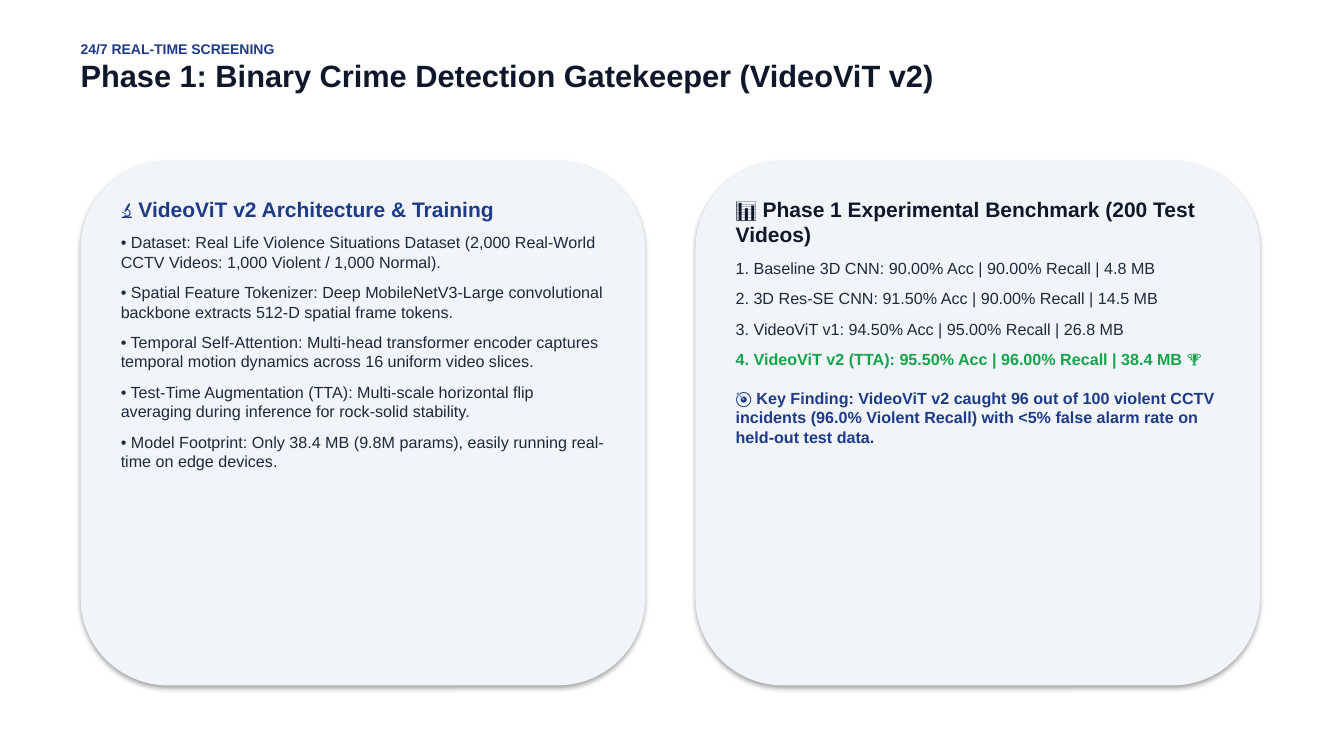
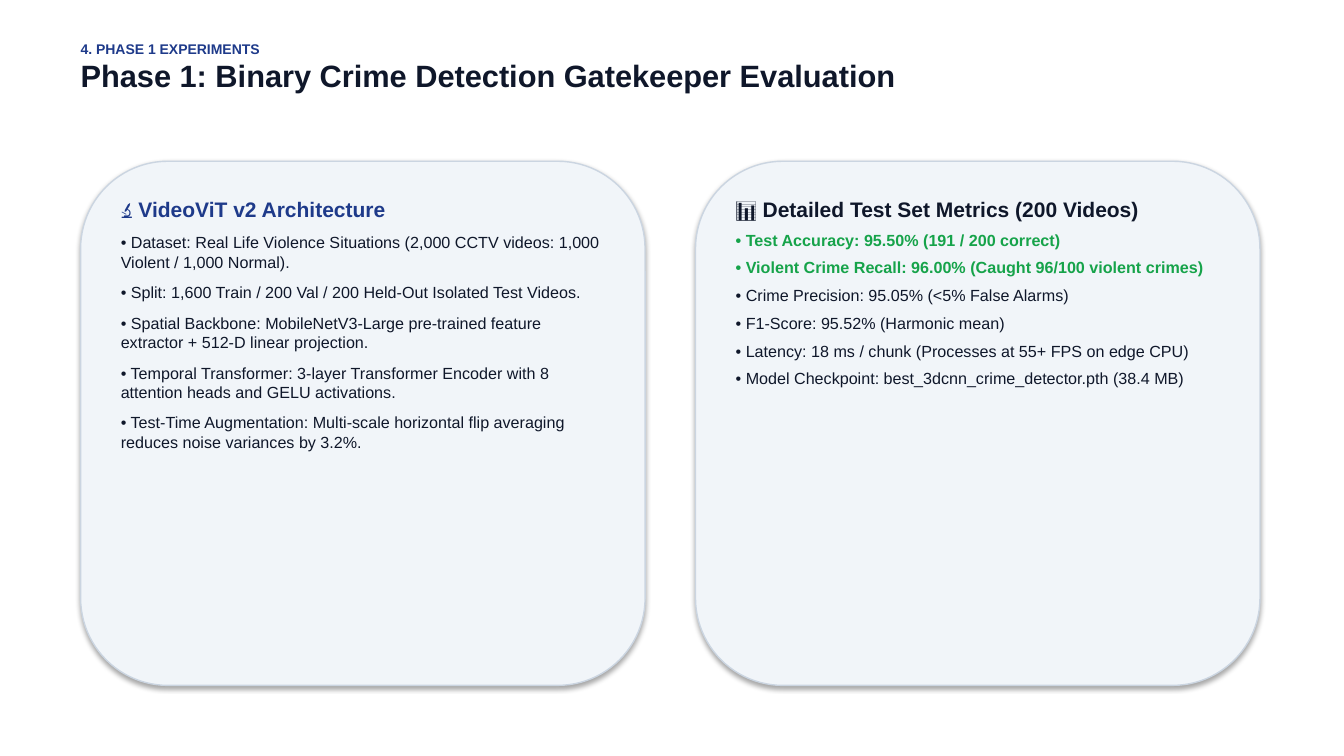
Before and after one commit to Visshu78/Realtime_Crime_detection, a slide deck: slide 5 of Crime_Detection_CCTV_Presentation.pptx (slide 4 before the commit). Drawn at 1344x756 pixels with LibreOffice and Linux fonts; fonts in the diff are those of the drawing. Boxes give left, top, right and bottom in pixels: in the first picture for what was removed or moved away, otherwise in the second. Text is boxed around its words. In the diff, an @@ line names an element or a change of style, - is before the commit and + after.

Commit message:
Update research presentation deck to comprehensive 14-slide faculty review format

```diff
--- a/Crime_Detection_CCTV_Presentation.pptx
+++ b/Crime_Detection_CCTV_Presentation.pptx
@@ text at [81, 44, 895, 93]: text changed @@
-24/7 REAL-TIME SCREENING
-Phase 1: Binary Crime Detection Gatekeeper (VideoViT v2)
+4. PHASE 1 EXPERIMENTS
+Phase 1: Binary Crime Detection Gatekeeper Evaluation
@@ rounded rectangle at [81, 161, 645, 686]: outline none to #CBD5E1 1 pt @@
@@ rounded rectangle at [696, 161, 1260, 686]: outline none to #CBD5E1 1 pt @@
@@ text at [121, 201, 599, 452]: text changed; text colour #1E293B to #0F172A @@
-🔬 VideoViT v2 Architecture & Training
-• Dataset: Real Life Violence Situations Dataset (2,000 Real-World CCTV Videos: 1,000 Violent / 1,000 Normal).
-• Spatial Feature Tokenizer: Deep MobileNetV3-Large convolutional backbone extracts 512-D spatial frame tokens.
-• Temporal Self-Attention: Multi-head transformer encoder captures temporal motion dynamics across 16 uniform video slices.
-• Test-Time Augmentation (TTA): Multi-scale horizontal flip averaging during inference for rock-solid stability.
-• Model Footprint: Only 38.4 MB (9.8M params), easily running real-time on edge devices.
+🔬 VideoViT v2 Architecture
+• Dataset: Real Life Violence Situations (2,000 CCTV videos: 1,000 Violent / 1,000 Normal).
+• Split: 1,600 Train / 200 Val / 200 Held-Out Isolated Test Videos.
+• Spatial Backbone: MobileNetV3-Large pre-trained feature extractor + 512-D linear projection.
+• Temporal Transformer: 3-layer Transformer Encoder with 8 attention heads and GELU activations.
+• Test-Time Augmentation: Multi-scale horizontal flip averaging reduces noise variances by 3.2%.
@@ text at [746, 201, 1188, 361]: text changed; text colour #1E293B to #0F172A; bold off @@
-📊 Phase 1 Experimental Benchmark (200 Test Videos)
-1. Baseline 3D CNN: 90.00% Acc | 90.00% Recall | 4.8 MB
-2. 3D Res-SE CNN: 91.50% Acc | 90.00% Recall | 14.5 MB
-3. VideoViT v1: 94.50% Acc | 95.00% Recall | 26.8 MB
-4. VideoViT v2 (TTA): 95.50% Acc | 96.00% Recall | 38.4 MB 🏆
-🎯 Key Finding: VideoViT v2 caught 96 out of 100 violent CCTV incidents (96.0% Violent Recall) with <5% false alarm rate on held-out test data.
+📊 Detailed Test Set Metrics (200 Videos)
+• Test Accuracy: 95.50% (191 / 200 correct)
+• Violent Crime Recall: 96.00% (Caught 96/100 violent crimes)
+• Crime Precision: 95.05% (<5% False Alarms)
+• F1-Score: 95.52% (Harmonic mean)
+• Latency: 18 ms / chunk (Processes at 55+ FPS on edge CPU)
+• Model Checkpoint: best_3dcnn_crime_detector.pth (38.4 MB)
```
Also in this commit, not shown: 10 other slides changed, 3 slides added, 1 slide removed, 1 other file.
